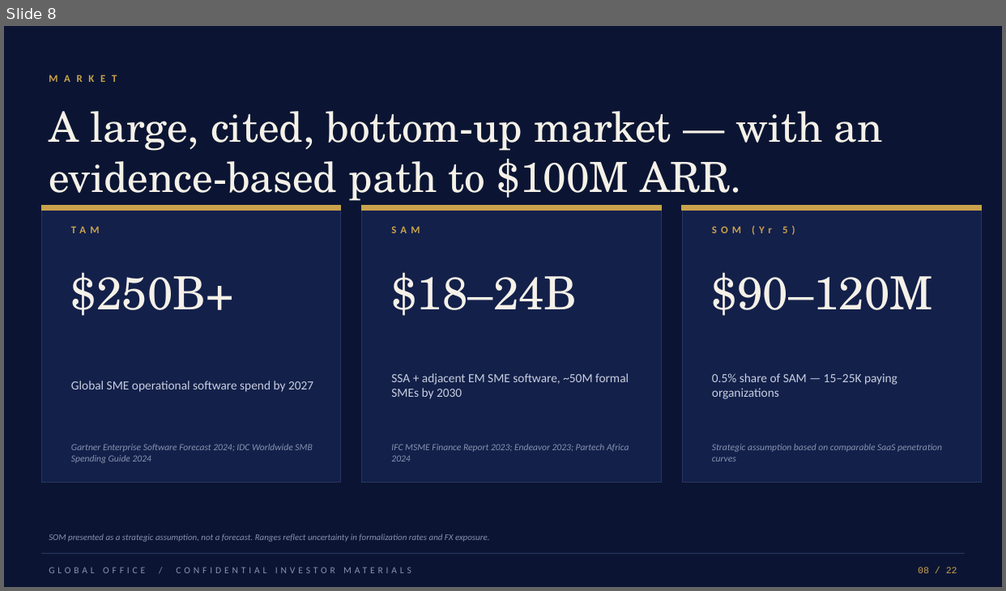
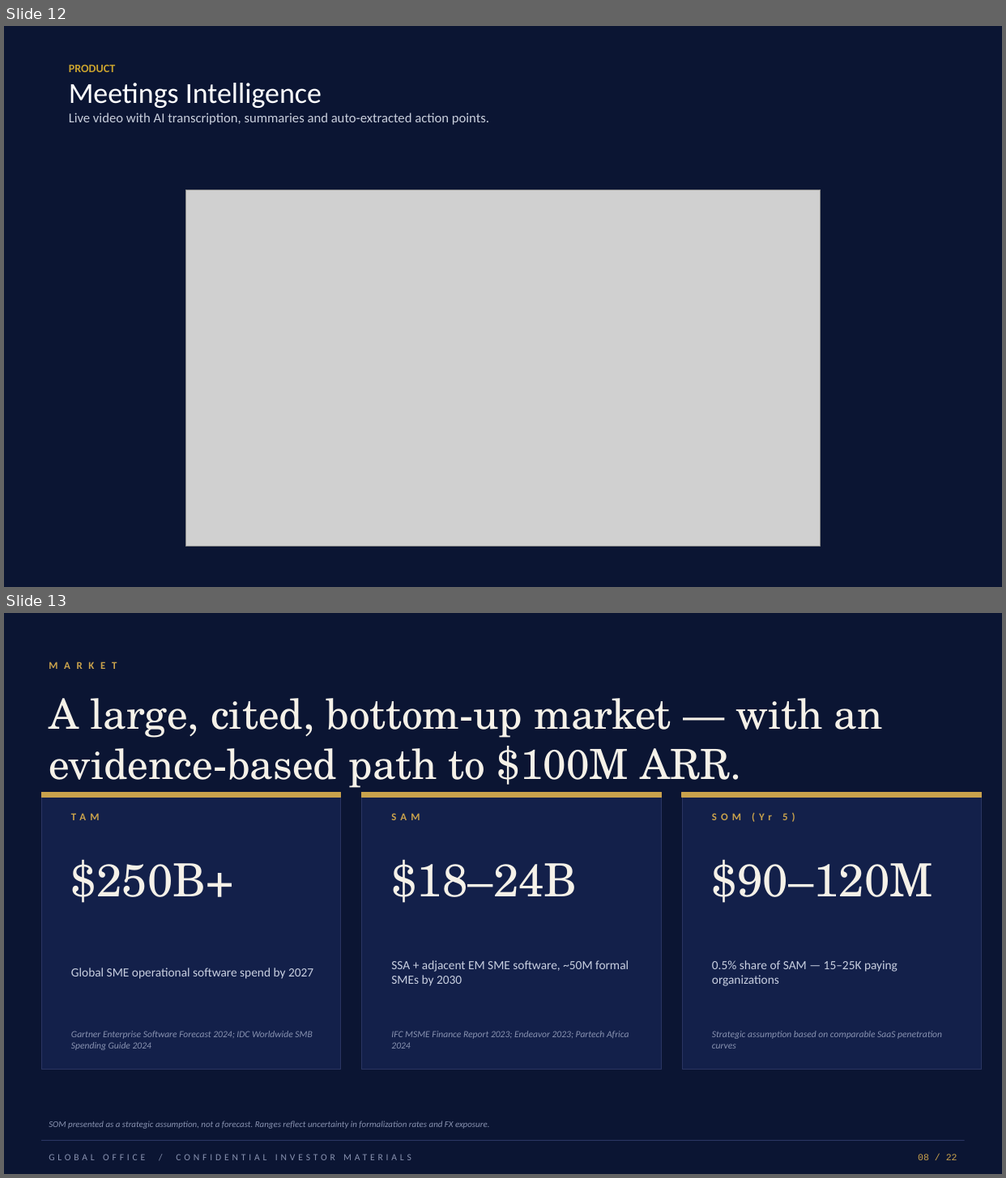
Before and after one commit to Brunny2023/intelligent-office, a slide deck: public/investor-pack/Global-Office-Investor-Deck.pptx. Shown one above the other, each under a label of ours: slide 8 before the commit, slides 12 and 13 after it. The pictures are 1006x591 and 1006x1178 pixels, drawn with LibreOffice and Linux fonts; fonts in the diff are those of the drawing; grey boxes stand for pictures. Boxes give left, top, right and bottom in pixels: in the first picture for what was removed or moved away, otherwise in the second. Text is boxed around its words. In the diff, an @@ line names an element or a change of style, - is before the commit and + after.

```diff
--- a/public/investor-pack/Global-Office-Investor-Deck.pptx
+++ b/public/investor-pack/Global-Office-Investor-Deck.pptx
@@ slide 12 added at (x1=4, y1=26, x2=1002, y2=587), background #0B1533 @@
@@ text added at (x1=69, y1=64, x2=489, y2=125), 13 pt, text #C8CEDC @@
+PRODUCT
+Meetings Intelligence
+Live video with AI transcription, summaries and auto-extracted action points.
@@ picture added at (x1=186, y1=190, x2=820, y2=547) @@
@@ what was slide 8 is now slide 13 @@
```
Also in this commit, not shown: 4 other slides added.
